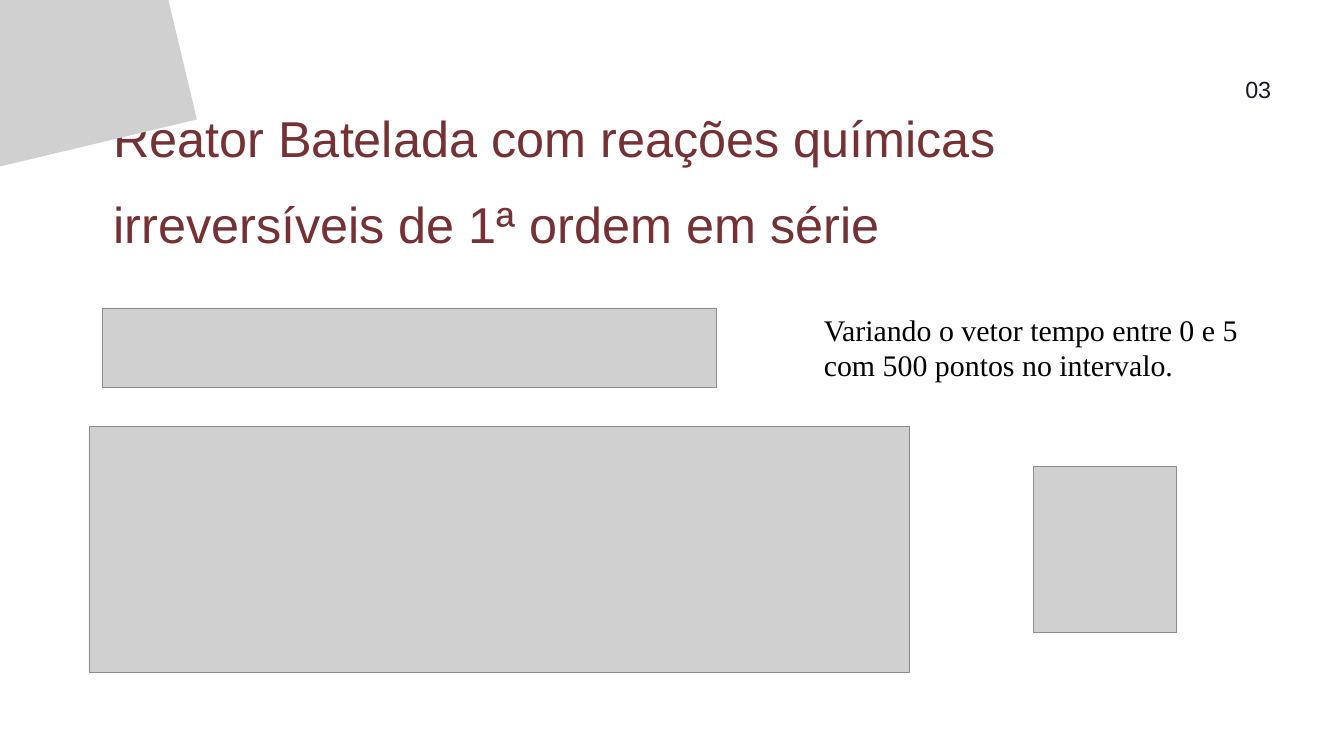
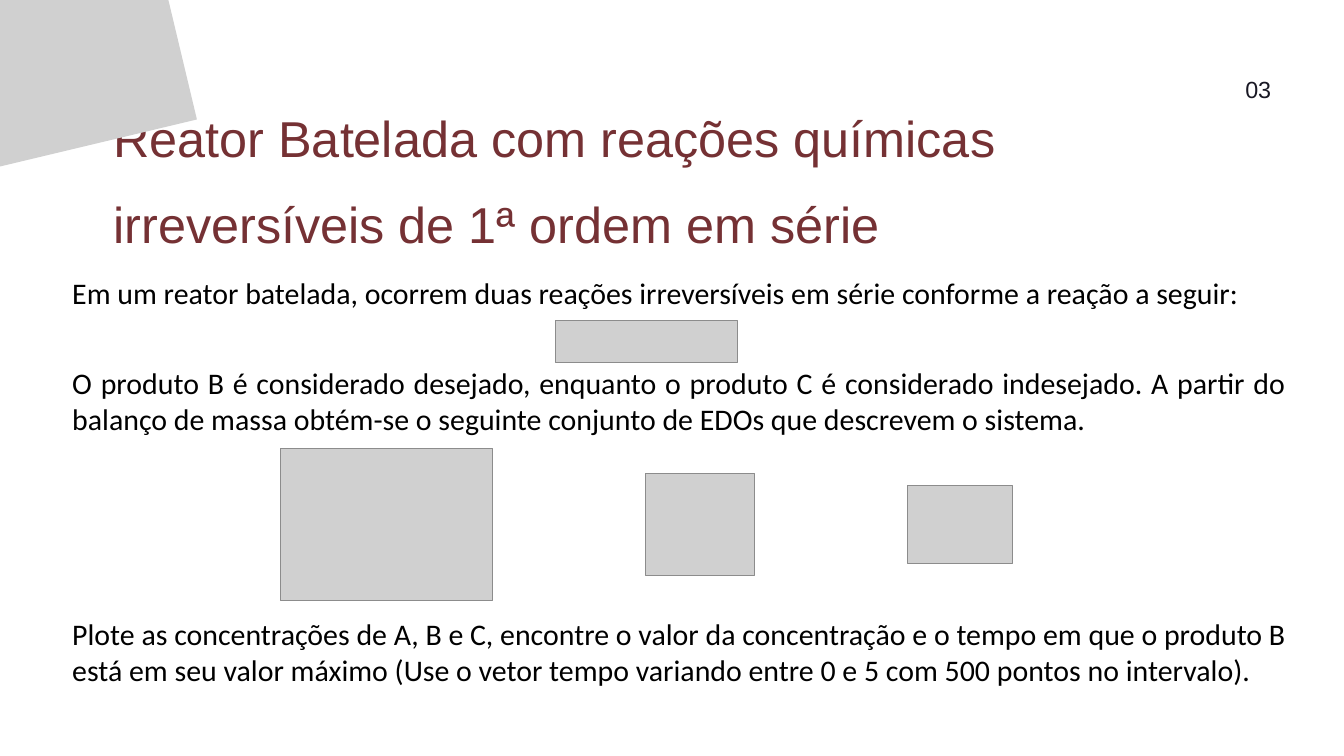
Before and after one commit to the-rodrigo/tutoring_COQ791, a slide deck: slide 7 of Monitoria_COQ791_07_10_2024.pptx (slide 4 before the commit). Drawn at 1344x756 pixels with LibreOffice and Linux fonts; fonts in the diff are those of the drawing; grey boxes stand for pictures. Boxes give left, top, right and bottom in pixels: in the first picture for what was removed or moved away, otherwise in the second. Text is boxed around its words. In the diff, an @@ line names an element or a change of style, - is before the commit and + after.

```diff
--- a/Monitoria_COQ791_07_10_2024.pptx
+++ b/Monitoria_COQ791_07_10_2024.pptx
@@ text at <box>72,283,1285,686</box>: text changed; font Times New Roman to Calibri @@
-Variando o vetor tempo entre 0 e 5 com 500 pontos no intervalo.
+Em um reator batelada, ocorrem duas reações irreversíveis em série conforme a reação a seguir:
+O produto B é considerado desejado, enquanto o produto C é considerado indesejado. A partir do balanço de massa obtém-se o seguinte conjunto de EDOs que descrevem o sistema.
+Plote as concentrações de A, B e C, encontre o valor da concentração e o tempo em que o produto B está em seu valor máximo (Use o vetor tempo variando entre 0 e 5 com 500 pontos no intervalo).
@@ picture removed at <box>102,308,716,387</box> @@
@@ picture removed at <box>89,426,909,672</box> @@
@@ picture removed at <box>1033,466,1176,632</box> @@
@@ group added at <box>280,321,1012,601</box>: 4 pictures @@
```
Also in this commit, not shown: 3 other slides changed, 3 slides added.
